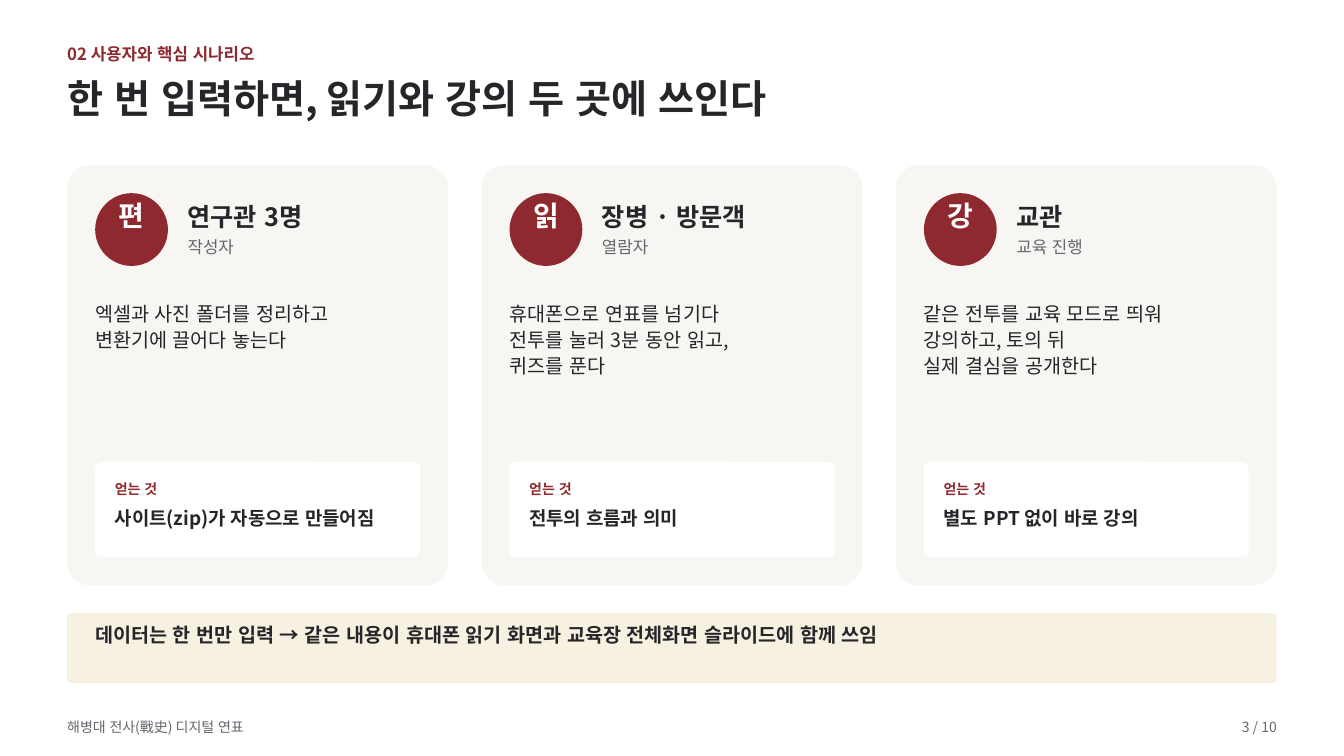
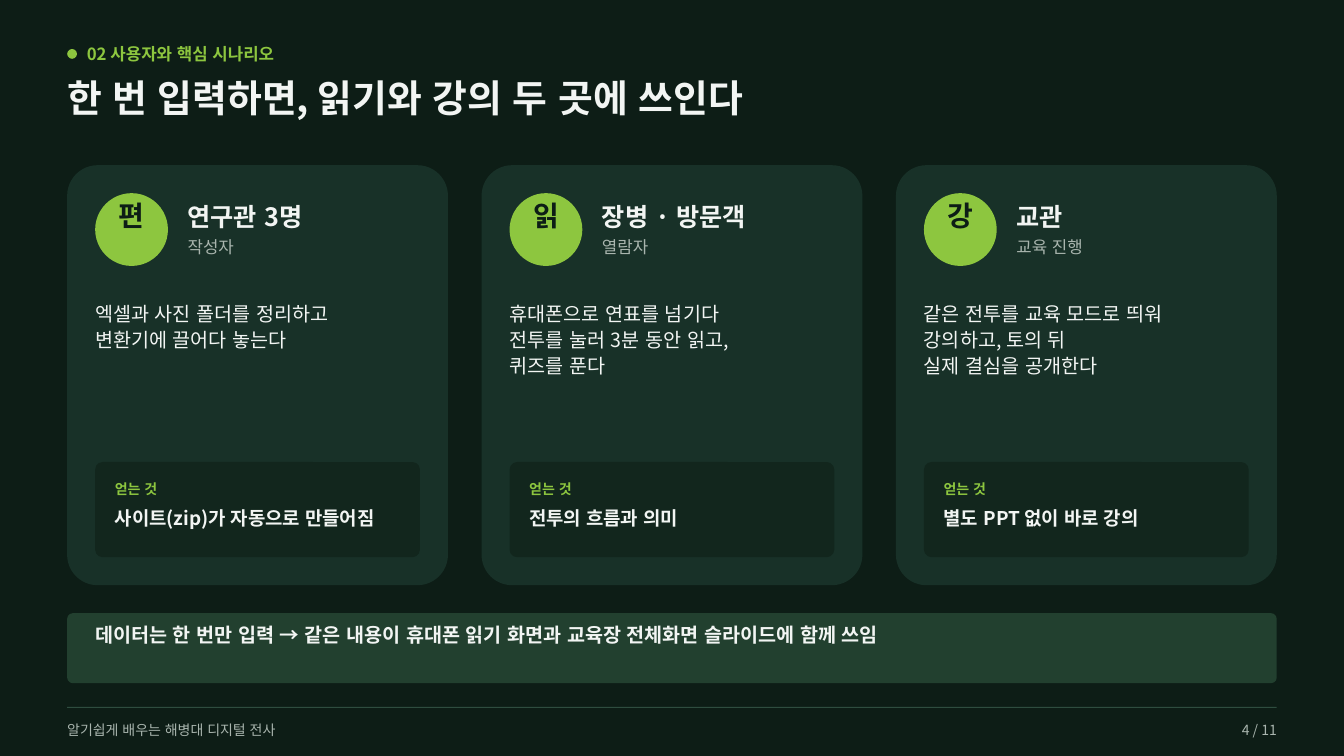
Before and after one commit to redala0012-beep/aaa, a slide deck: slide 4 of docs/발표자료.pptx (slide 3 before the commit). Drawn at 1344x756 pixels with LibreOffice and Linux fonts; fonts in the diff are those of the drawing. Boxes give left, top, right and bottom in pixels: in the first picture for what was removed or moved away, otherwise in the second. Text is boxed around its words. In the diff, an @@ line names an element or a change of style, - is before the commit and + after.

Commit message:
발표자료: 제목 '알기쉽게 배우는 해병대 디지털 전사', 갤러리용 표지 추가, SKKU 갤러리 색상, AI 기능 반영

```diff
--- a/docs/발표자료.pptx
+++ b/docs/발표자료.pptx
@@ background #FFFFFF to #0D1D16 @@
@@ ellipse added at (68, 49, 78, 59), fill #8DC63F @@
@@ text colour #8E2A2F to #8DC63F in 4 elements at (115, 482, 157, 495), (529, 482, 572, 495), (944, 482, 986, 495), (87, 46, 274, 62) @@
@@ text "02 사용자와 핵심 시나리오": place and size @@
-text "02 사용자와 핵심 시나리오" at (67, 46, 255, 62)
+text "02 사용자와 핵심 시나리오" at (87, 46, 274, 62)
@@ text "한 번 입력하면, 읽기와 강의 ..." at (67, 80, 742, 120): size 28 to 27 pt, text colour #26262A to #F2F5F3 @@
@@ fill #F7F6F2 to #183128; proportions changed in 3 elements at (68, 165, 449, 586), (482, 165, 863, 586), (896, 165, 1277, 586) @@
@@ text colour #FFFFFF to #0D1D16 in 3 elements at (119, 202, 145, 228), (533, 202, 559, 229), (947, 202, 973, 229) @@
@@ fill #8E2A2F to #8DC63F in 3 elements at (95, 194, 167, 266), (510, 194, 583, 266), (925, 194, 997, 266) @@
@@ text colour #66666E to #A9B5AE in 3 elements at (188, 239, 234, 255), (602, 239, 648, 255), (1016, 239, 1083, 254) @@
@@ fill #FFFFFF to #12261D; proportions changed in 3 elements at (95, 462, 419, 557), (510, 462, 835, 557), (925, 462, 1249, 557) @@
@@ rounded rectangle at (68, 613, 1277, 683): fill #F7F1E1 to #22402F; proportions changed @@
@@ text colour #26262A to #F2F5F3 in 10 elements at (188, 205, 302, 229), (95, 304, 328, 349), (115, 509, 374, 529), (602, 205, 746, 229), (510, 304, 729, 375), (529, 509, 678, 527), (1016, 205, 1062, 228), (924, 304, 1162, 375), (944, 509, 1139, 527), (95, 625, 878, 644) @@
@@ rectangle added at (68, 707, 1277, 708), fill #2E4D3F @@
@@ text at (67, 723, 276, 736): text changed; text colour #66666E to #A9B5AE @@
-해병대 전사(戰史) 디지털 연표
+알기쉽게 배우는 해병대 디지털 전사
@@ text removed at (1242, 721, 1277, 732) @@
-3 / 10
@@ text added at (1242, 725, 1277, 735), 10 pt, text #A9B5AE @@
+4 / 11
```
Also in this commit, not shown: 8 other slides changed, 2 slides added, 1 slide removed, 4 other files.
